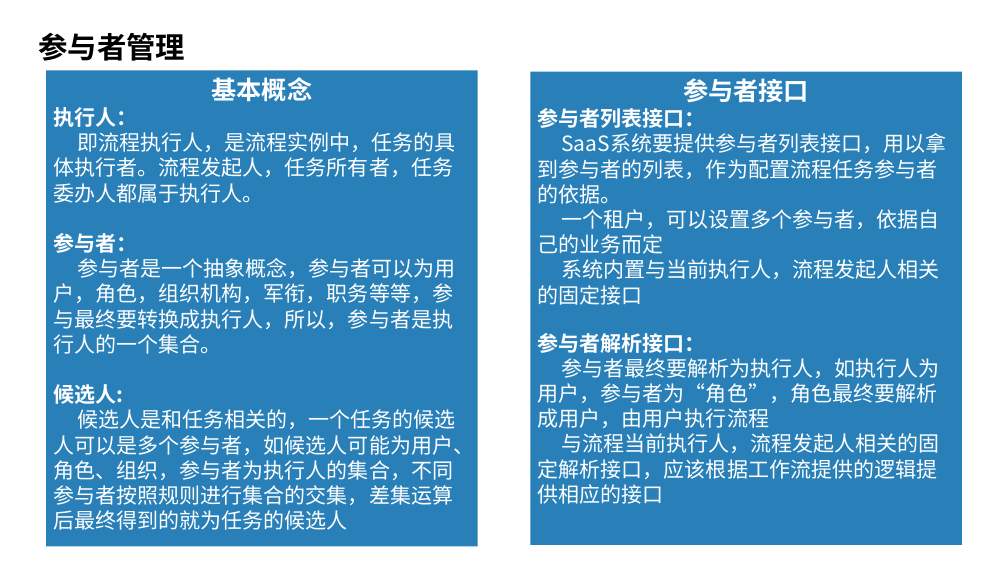
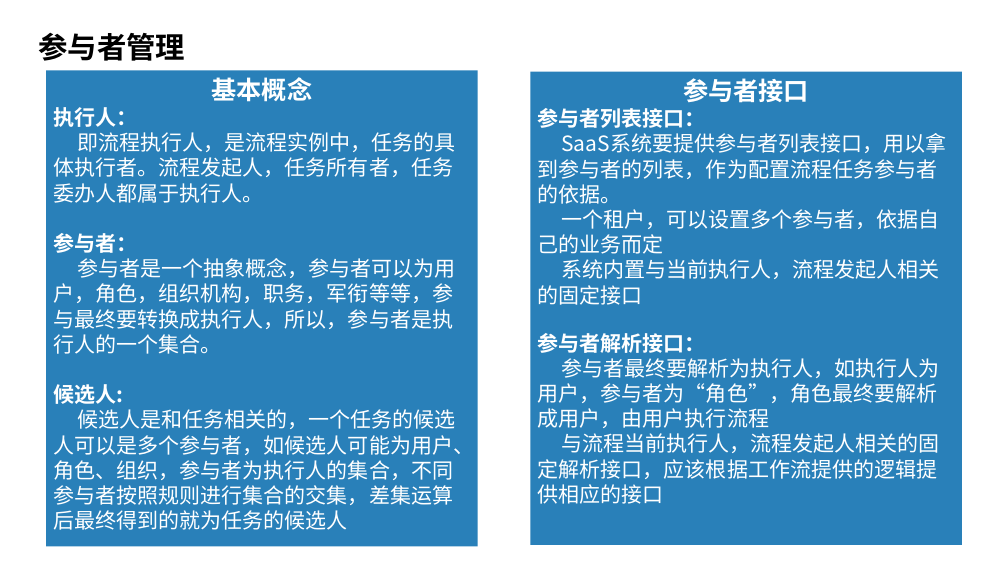
Before and after one commit to qiraosky/MyGit, a slide deck: slide 5 of paas/documents/PaaS-BPM.pptx. Drawn at 1008x567 pixels with LibreOffice and Linux fonts; fonts in the diff are those of the drawing. Boxes give left, top, right and bottom in pixels: in the first picture for what was removed or moved away, otherwise in the second. Text is boxed around its words. In the diff, an @@ line names an element or a change of style, - is before the commit and + after.

```diff
--- a/paas/documents/PaaS-BPM.pptx
+++ b/paas/documents/PaaS-BPM.pptx
@@ text in rectangle at (54,258,456,354): text changed @@
-参与者是一个抽象概念，参与者可以为用户，角色，组织机构，军衔，职务等等，参与最终要转换成执行人，所以，参与者是执行人的一个集合。
+参与者是一个抽象概念，参与者可以为用户，角色，组织机构，职务，军衔等等，参与最终要转换成执行人，所以，参与者是执行人的一个集合。
```
Also in this commit, not shown: 1 other slide changed, 1 slide added, 1 slide removed.
